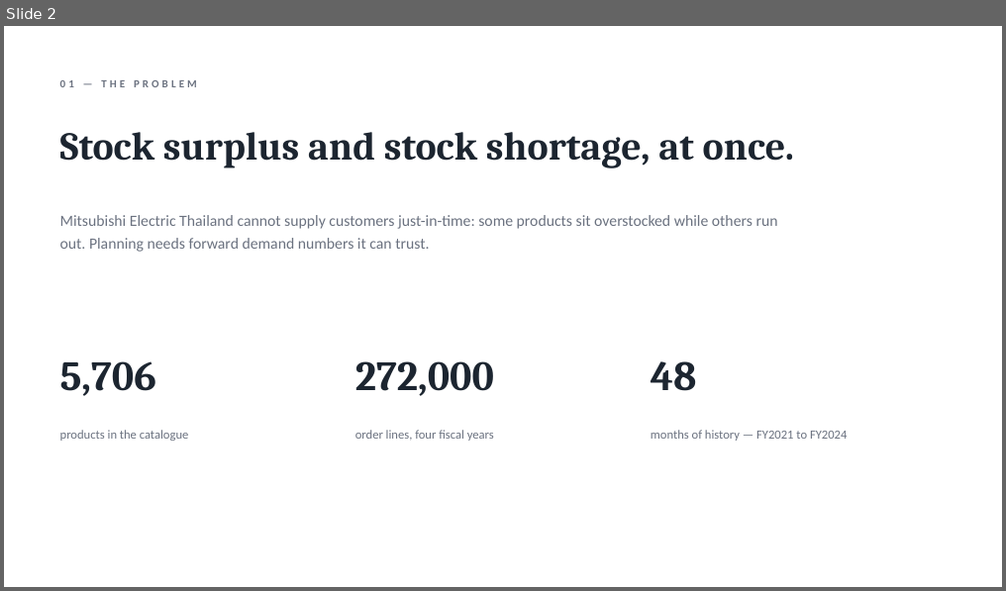
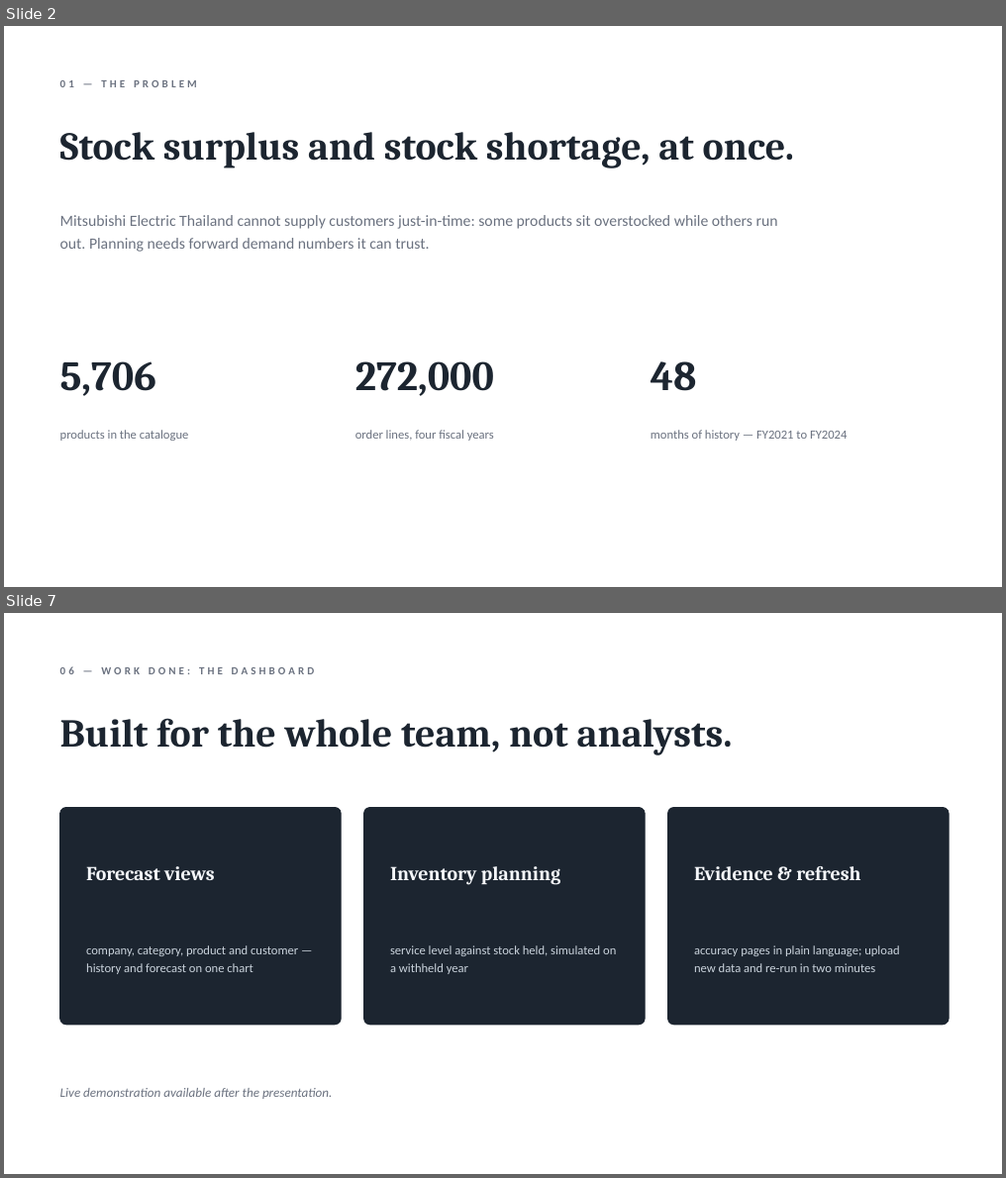
Before and after one commit to DokkDokki/SOE-105, a slide deck: presentation/FY2025_progress_report.pptx. Shown one above the other, each under a label of ours: slide 2 before the commit, slides 2 and 7 after it; the slides between them are not shown. The pictures are 1006x591 and 1006x1178 pixels, drawn with LibreOffice and Linux fonts; fonts in the diff are those of the drawing. Boxes give left, top, right and bottom in pixels: in the first picture for what was removed or moved away, otherwise in the second. Text is boxed around its words. In the diff, an @@ line names an element or a change of style, - is before the commit and + after.

```diff
--- a/presentation/FY2025_progress_report.pptx
+++ b/presentation/FY2025_progress_report.pptx
@@ slide 7 added at [4,613,1002,1174], background #FFFFFF @@
@@ text added at [60,666,315,674], 10.5 pt, text #6B7280, bold @@
+06 — WORK DONE: THE DASHBOARD
@@ text added at [60,718,733,756], 38 pt, text #1C2530, bold @@
+Built for the whole team, not analysts.
@@ rounded rectangle added at [60,808,341,1025], fill #1C2530, outline #1C2530 1 pt @@
@@ rounded rectangle added at [364,808,645,1025], fill #1C2530, outline #1C2530 1 pt @@
@@ rounded rectangle added at [668,808,948,1025], fill #1C2530, outline #1C2530 1 pt @@
@@ text added at [86,866,215,880], 19 pt, text #F5F7FA, bold @@
+Forecast views
@@ text added at [390,866,560,885], 19 pt, text #F5F7FA, bold @@
+Inventory planning
@@ text added at [694,866,860,880], 19 pt, text #F5F7FA, bold @@
+Evidence & refresh
@@ text added at [86,946,298,974], 12 pt, text #C9D2DB @@
+company, category, product and customer — history and forecast on one chart
@@ text added at [390,946,616,974], 12 pt, text #C9D2DB @@
+service level against stock held, simulated on a withheld year
@@ text added at [694,946,899,972], 12 pt, text #C9D2DB @@
+accuracy pages in plain language; upload new data and re-run in two minutes
@@ text added at [60,1088,332,1099], 12.5 pt, text #6B7280, italic @@
+Live demonstration available after the presentation.
```
Also in this commit, not shown: 3 slides changed, 6 other slides added, 8 slides removed, 3 other files.
